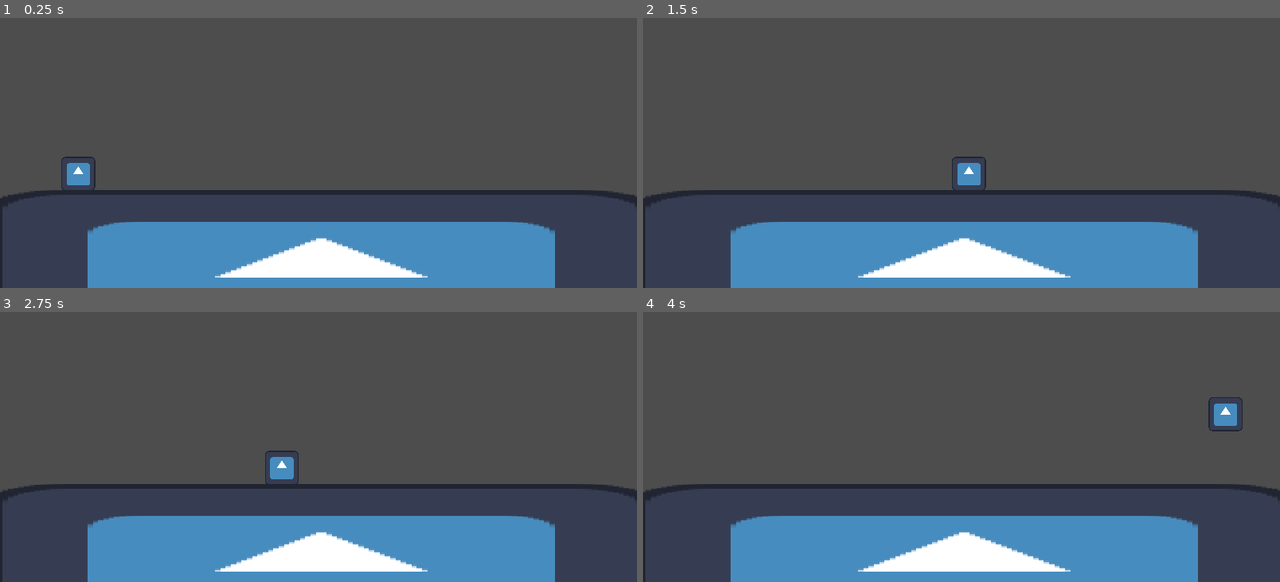
Above: before the commit, frames 1-4 (two rows, left to right).
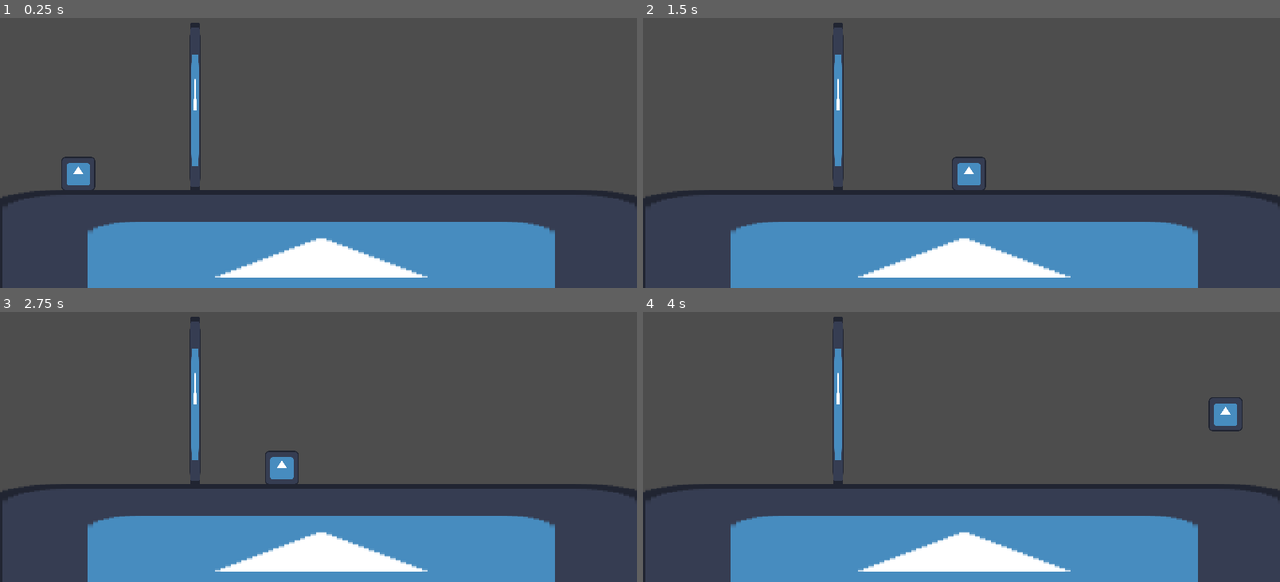
Above: after the commit, the same moments.

Repository: Cosmonaut800/Clamber
Game: Godot game, scene res://src/Scenes/TestMap.tscn
The game is run twice, just before and just after one commit, with the same random seed, the same clock (stepped at 60 frames per second) and the same inputs. The engine's default icon, where the game draws it, is replaced by a stand-in: a white triangle on a blue panel in a dark square.
Inputs:
- Up to frame 1 (0.25 s): no input
- Up to frame 2 (1.5 s): tap Enter at 0.5 s; hold Right (move_right) from 0.53 s (still down); tap Z (jump) at 0.77 s
- Up to frame 3 (2.75 s): tap Z (jump) at 1.52 s; release Right (move_right) at 2.03 s; hold Left (move_left) from 2.03 s (still down)
- Up to frame 4 (4 s): release Left (move_left) at 2.78 s; hold Right (move_right) from 2.78 s (still down); tap Z (jump) at 3.02, 3.77 s

The runs differ from the first frame. In frame 1, 0.7% of the frame differs, in the area x 29-32%, y 1-64%; in frame 2, 0.7%; in frame 3, 0.7%; in frame 4, 0.7%.

Commit message:
base player movement

Diff:
--- a/project.godot
+++ b/project.godot
@@ -19,8 +19,8 @@
 
 window/size/viewport_width=480
 window/size/viewport_height=270
-window/size/window_width_override=1920
-window/size/window_height_override=1080
+window/size/window_width_override=1280
+window/size/window_height_override=720
 window/stretch/mode="canvas_items"
 
 [input]
--- a/src/Scenes/Player/Player.tscn
+++ b/src/Scenes/Player/Player.tscn
@@ -79,9 +79,18 @@
 climb_state = NodePath("../Climb")
 
 [node name="Area2D" type="Area2D" parent="."]
+collision_layer = 4
+collision_mask = 4
 
 [node name="CollisionShape2D" type="CollisionShape2D" parent="Area2D"]
 shape = SubResource("RectangleShape2D_gqf4g")
+debug_color = Color(0.976029, 0, 0.414963, 0.42)
 
 [node name="LadderDetector" type="RayCast2D" parent="."]
 scale = Vector2(8, 0.8)
+collision_mask = 4
+
+[connection signal="area_entered" from="Area2D" to="." method="_on_area_2d_area_entered"]
+[connection signal="area_exited" from="Area2D" to="." method="_on_area_2d_area_exited"]
+[connection signal="body_entered" from="Area2D" to="." method="_on_area_2d_body_entered"]
+[connection signal="body_exited" from="Area2D" to="." method="_on_area_2d_body_exited"]
--- /dev/null
+++ b/src/Scenes/TestLadder.tscn
@@ -0,0 +1,19 @@
+[gd_scene load_steps=3 format=3 uid="uid://dh7k5hs2xkdrt"]
+
+[ext_resource type="Texture2D" uid="uid://mgruogldlogl" path="res://icon.svg" id="1_ttnis"]
+
+[sub_resource type="RectangleShape2D" id="RectangleShape2D_pktk1"]
+size = Vector2(8, 128)
+
+[node name="TestLadder" type="StaticBody2D"]
+collision_layer = 4
+collision_mask = 4
+
+[node name="Sprite2D" type="Sprite2D" parent="."]
+position = Vector2(-1, 0)
+scale = Vector2(0.0625, 1)
+texture = ExtResource("1_ttnis")
+
+[node name="CollisionShape2D" type="CollisionShape2D" parent="."]
+position = Vector2(-1, 0)
+shape = SubResource("RectangleShape2D_pktk1")
--- a/src/Scenes/TestMap.tscn
+++ b/src/Scenes/TestMap.tscn
@@ -1,13 +1,17 @@
-[gd_scene load_steps=3 format=3 uid="uid://d1o3c48tbgpki"]
+[gd_scene load_steps=4 format=3 uid="uid://d1o3c48tbgpki"]
 
 [ext_resource type="PackedScene" uid="uid://y1dlwg11ljk6" path="res://src/Scenes/Player/Player.tscn" id="1_lpjbo"]
 [ext_resource type="PackedScene" uid="uid://c6xypnbk2psl4" path="res://src/Scenes/TestGround.tscn" id="2_uul8w"]
+[ext_resource type="PackedScene" uid="uid://dh7k5hs2xkdrt" path="res://src/Scenes/TestLadder.tscn" id="3_oryq0"]
 
 [node name="TestMap" type="Node2D"]
 
 [node name="Player" parent="." instance=ExtResource("1_lpjbo")]
 position = Vector2(59, 164)
 
+[node name="TestLadder" parent="." instance=ExtResource("3_oryq0")]
+position = Vector2(148, 134)
+
 [node name="TestGround" parent="." instance=ExtResource("2_uul8w")]
 position = Vector2(242, 260)
 scale = Vector2(4, 1)
--- a/src/Scenes/dummy.tscn
+++ /dev/null
@@ -1,3 +0,0 @@
-[gd_scene format=3 uid="uid://ycwk77st462n"]
-
-[node name="dummy" type="Node2D"]
--- a/src/dummy.gd
+++ /dev/null
@@ -1 +0,0 @@
-#delete me once you have real files in this folder
